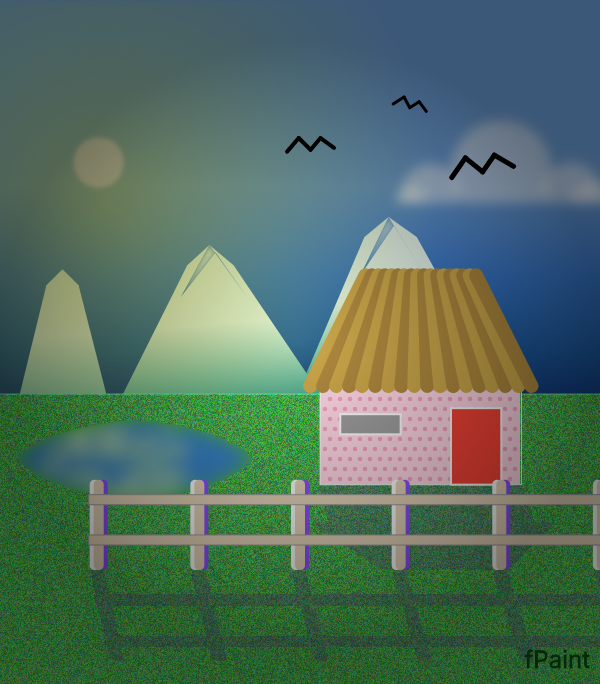
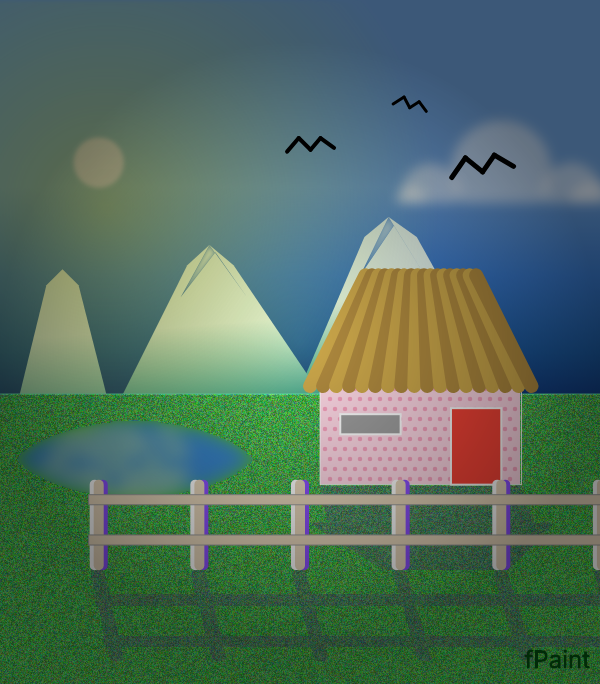
Layer changes from the first 600 × 684 image to the second:
painted on "Land" over (x1=0, y1=394, x2=600, y2=684)
